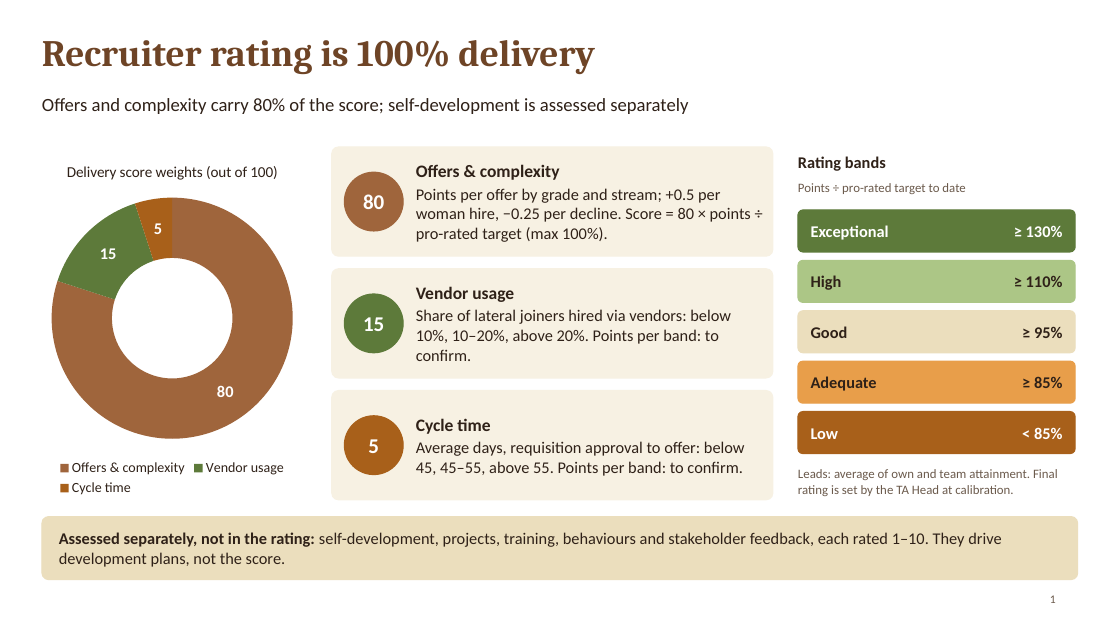
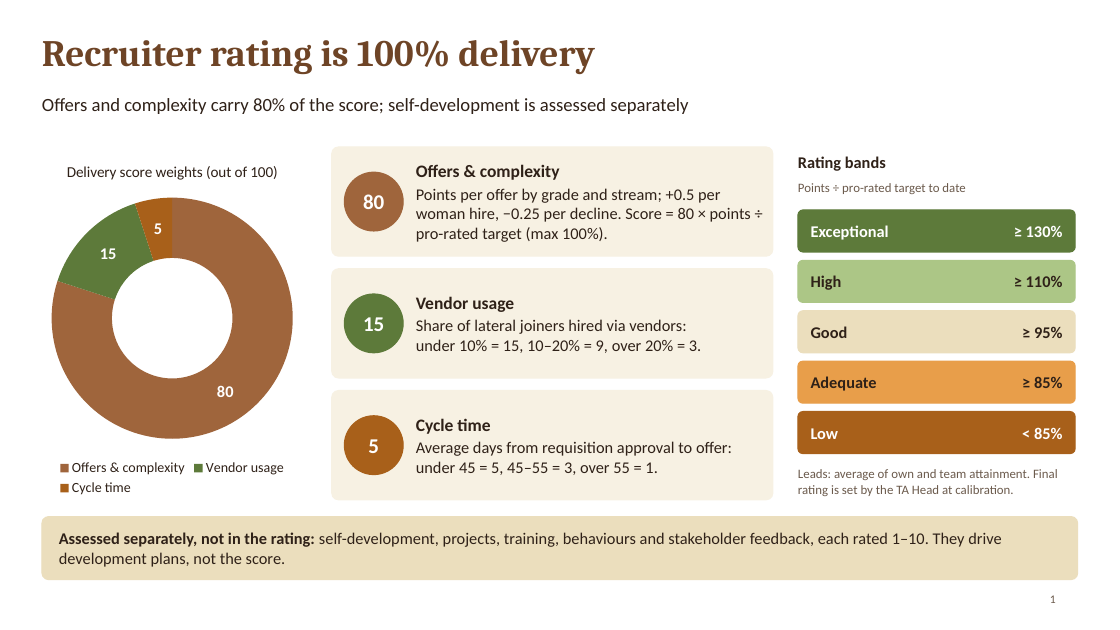
Before and after one commit to ranjiphd-cyber/AI-training, a slide deck: slide 1 of ta-scorecard/Rating_Model_Slide.pptx. Drawn at 1120x630 pixels with LibreOffice and Linux fonts; fonts in the diff are those of the drawing. Boxes give left, top, right and bottom in pixels: in the first picture for what was removed or moved away, otherwise in the second. Text is boxed around its words. In the diff, an @@ line names an element or a change of style, - is before the commit and + after.

```diff
--- a/ta-scorecard/Rating_Model_Slide.pptx
+++ b/ta-scorecard/Rating_Model_Slide.pptx
@@ text at <box>416,319,701,353</box>: text changed @@
-Share of lateral joiners hired via vendors: below 10%, 10–20%, above 20%. Points per band: to confirm.
+Share of lateral joiners hired via vendors: under 10% = 15, 10–20% = 9, over 20% = 3.
@@ text at <box>416,441,732,475</box>: text changed @@
-Average days, requisition approval to offer: below 45, 45–55, above 55. Points per band: to confirm.
+Average days from requisition approval to offer: under 45 = 5, 45–55 = 3, over 55 = 1.
```
Also in this commit, not shown: 6 other files.
